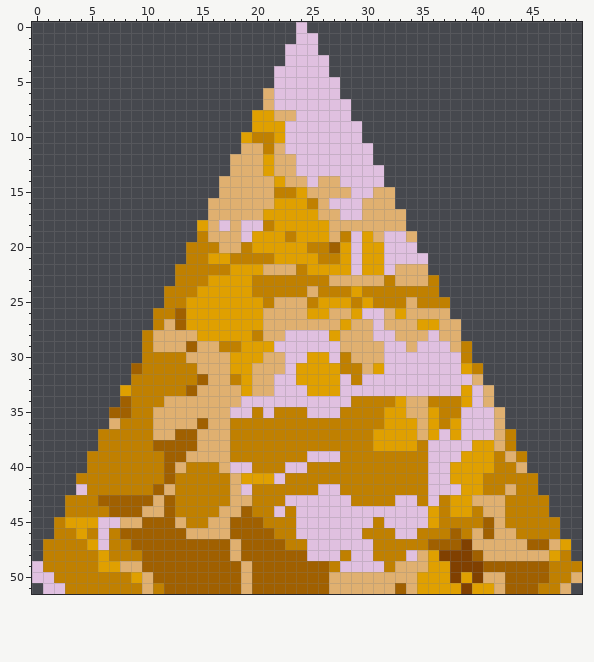
Pixel-art sprite -- data/texture/triangle_01.png. This is how it looked before the edit.
The file is 50x52 pixels.
Once edited:
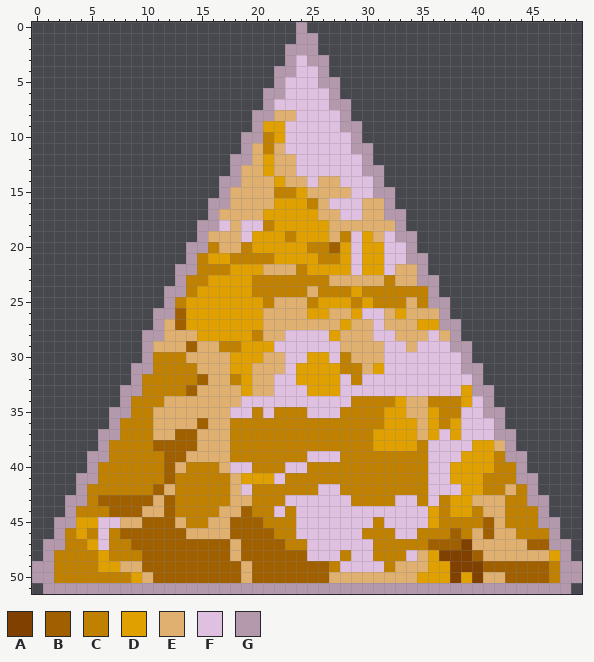
Palette (. is transparent): A #804000  B #a06000  C #c08000  D #e0a000  E #e0b070  F #e0c0e0  G #b498ac
From old to new:
The edit turns colour A into colour G in row 51 at x 39.
The edit turns colour B into colour G in row 31 at x 9; in row 34 at x 8; in row 35 at x 7 to 8; in row 51 at x 12 to 18, 20 to 26, 33 and 43 to 45.
The edit turns colour C into colour G in row 10 at x 20; in row 19 at x 15; in row 20 at x 14 to 15; in row 21 at x 14; in row 22 at x 13 to 14; in row 23 at x 13 and 36.
The edit turns colour C into colour G in row 24 at x 12 to 13 and 36; in row 25 at x 12 and 36 to 37; in row 26 at x 11 to 12; in row 27 at x 11; in row 28 at x 10; in rows 29 to 30 at x 10 and 39.
The edit turns colour C into colour G in row 31 at x 10 and 40; in rows 32 to 33 at x 9; in row 37 at x 6 to 7 and 43; in row 38 at x 6 and 43; in row 39 at x 5 to 6 and 44; in row 40 at x 5.
The edit turns colour C into colour G in row 41 at x 4 to 5 and 44 to 45; in row 42 at x 45; in row 43 at x 3 to 4 and 45 to 46; in row 44 at x 3 and 46; in row 45 at x 2 and 46 to 47; in row 46 at x 2 and 47.
The edit turns colour C into colour G in row 47 at x 1 to 2; in row 48 at x 1 and 48; in row 49 at x 1 and 48 to 49; in row 50 at x 48; in row 51 at x 3 to 9, 11 and 46 to 47.
The edit turns colour D into colour G in row 8 at x 20 to 21; in row 9 at x 20; in row 10 at x 19; in row 18 at x 15; in row 31 at x 39; in row 33 at x 8.
The edit turns colour D into colour G in row 45 at x 3; in row 47 at x 48; in row 51 at x 35 to 38 and 40 to 41.
The edit turns colour E into colour G in rows 6 to 7 at x 21; in row 11 at x 19; in row 12 at x 18 to 19; in row 13 at x 18; in row 14 at x 17 to 18; in row 15 at x 17 and 31 to 32.
The edit turns colour E into colour G in row 16 at x 16 to 17 and 32; in row 17 at x 16 and 32 to 33; in row 18 at x 16 and 33; in row 19 at x 34; in rows 22 to 23 at x 35; in row 26 at x 37.
The edit turns colour E into colour G in row 27 at x 37 to 38; in row 28 at x 11 and 38; in row 29 at x 38; in row 32 at x 40; in rows 33 to 34 at x 41; in row 35 at x 42.
The edit turns colour E into colour G in row 36 at x 7 and 42; in row 37 at x 42; in row 39 at x 43; in row 40 at x 44; in row 47 at x 47; in row 50 at x 49.
The edit turns colour E into colour G in row 51 at x 10, 19, 27 to 32, 34, 42 and 48.
The edit turns colour F into colour G in row 0 at x 24; in row 1 at x 24 to 25; in row 2 at x 23 to 25; in row 3 at x 23 and 25 to 26; in row 4 at x 22 to 23 and 26; in row 5 at x 22 and 26 to 27.
The edit turns colour F into colour G in row 6 at x 22 and 27; in row 7 at x 27 to 28; in row 8 at x 28; in row 9 at x 28 to 29; in row 10 at x 29; in row 11 at x 29 to 30.
The edit turns colour F into colour G in row 12 at x 30; in row 13 at x 30 to 31; in row 14 at x 31; in row 19 at x 33; in row 20 at x 34; in row 21 at x 34 to 35.
The edit turns colour F into colour G in row 33 at x 40; in row 35 at x 41; in row 42 at x 4; in row 49 at x 0; in row 50 at x 0 to 1; in row 51 at x 1 to 2.
Boxes around the changes in both pictures, in picture pixels (x1, y1, x2, y2):
changed: (32, 22, 582, 594)
